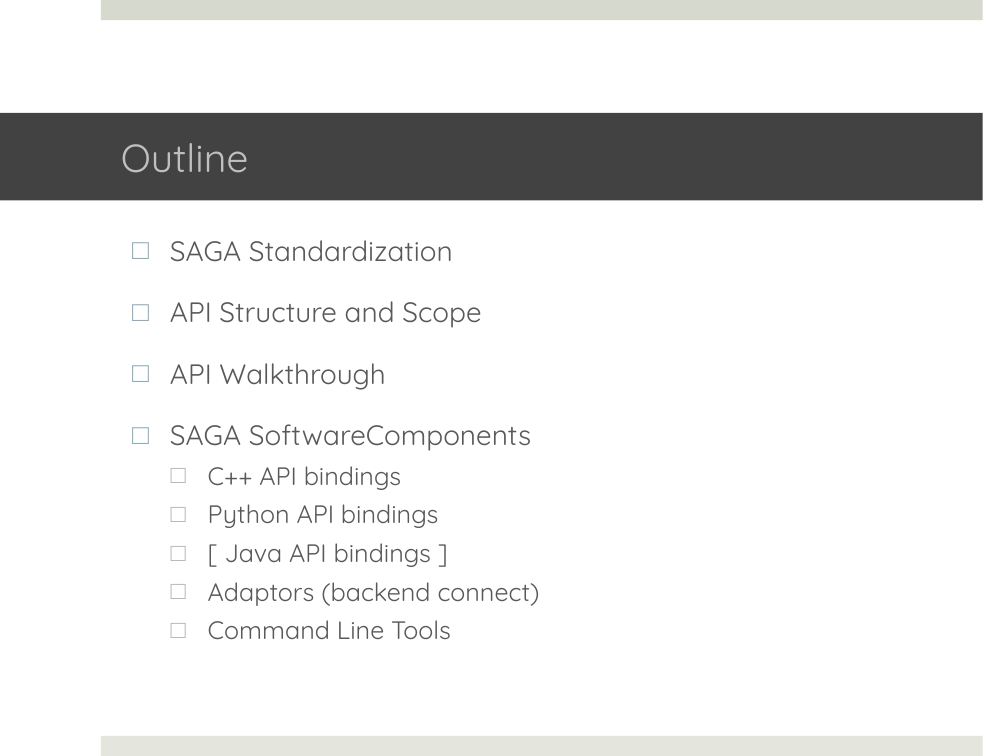
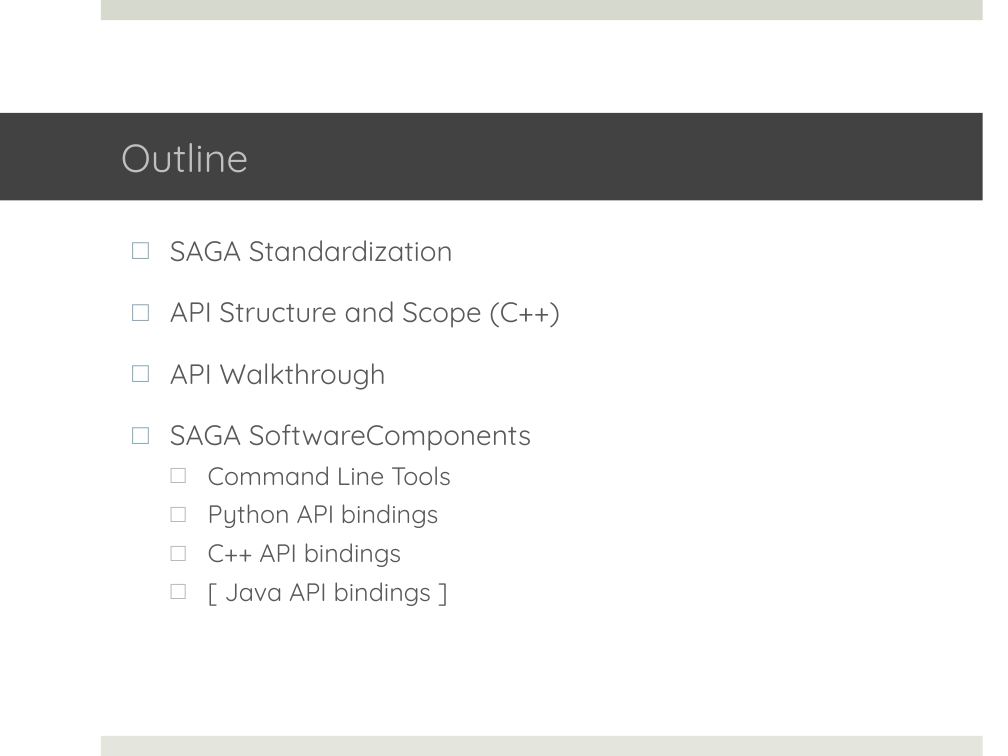
Before and after one commit to saga-project/saga-cpp-legacy-projects, a slide deck: slide 2 of tutorial/EGI-2011/02_api.pptx. Drawn at 1008x756 pixels with LibreOffice and Linux fonts; fonts in the diff are those of the drawing; background and template pictures are left out. Boxes give left, top, right and bottom in pixels: in the first picture for what was removed or moved away, otherwise in the second. Text is boxed around its words. In the diff, an @@ line names an element or a change of style, - is before the commit and + after.

```diff
--- a/tutorial/EGI-2011/02_api.pptx
+++ b/tutorial/EGI-2011/02_api.pptx
@@ text at (170,301,560,328): text changed @@
-□ API Structure and Scope
+□ API Structure and Scope (C++)
@@ text at (208,466,451,528): paragraphs added @@
+  □ Command Line Tools
+  □ Python API bindings
@@ text at (208,582,540,639): paragraphs removed @@
-  □ Adaptors (backend connect)
-  □ Command Line Tools
```
Also in this commit, not shown: 18 other slides changed, 1 slide added, 5 slides removed, 9 other files.
